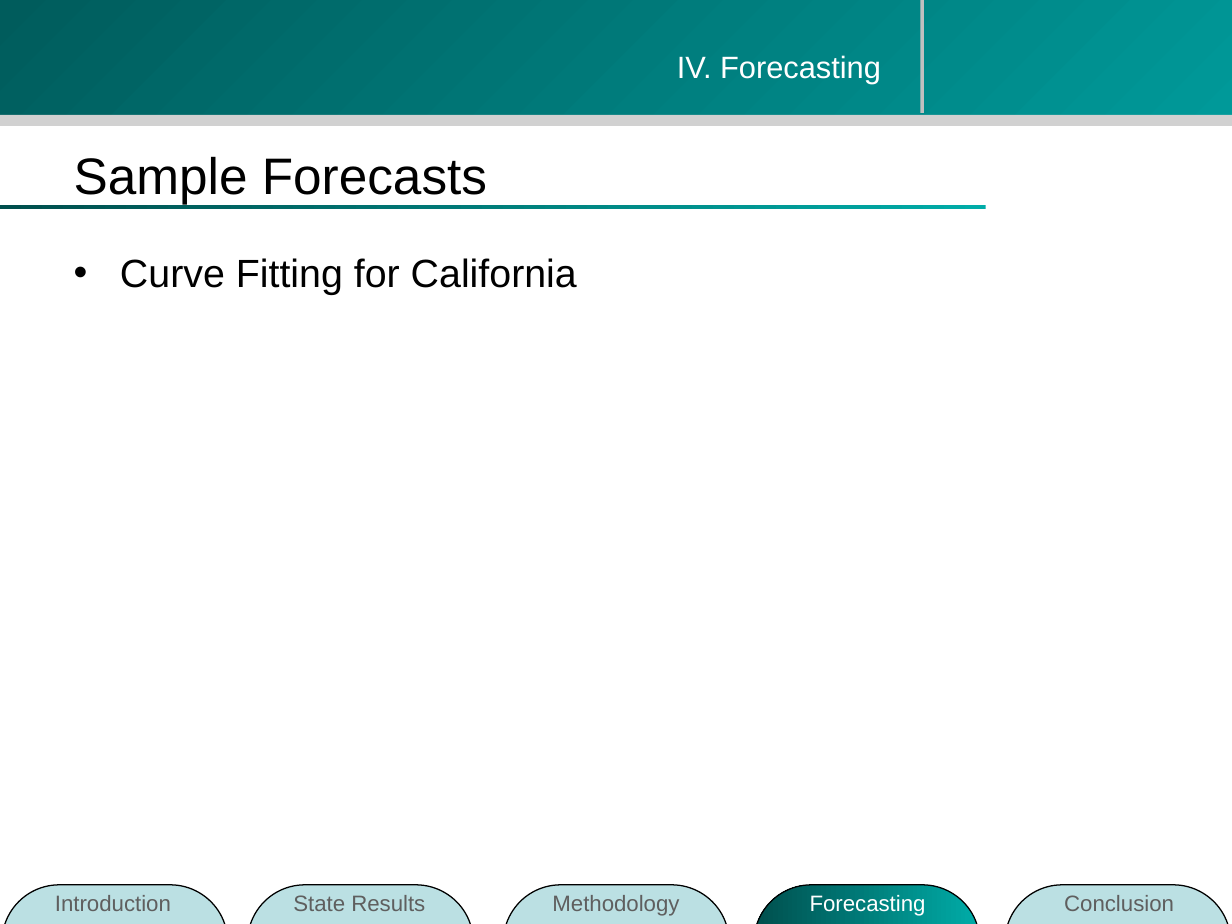
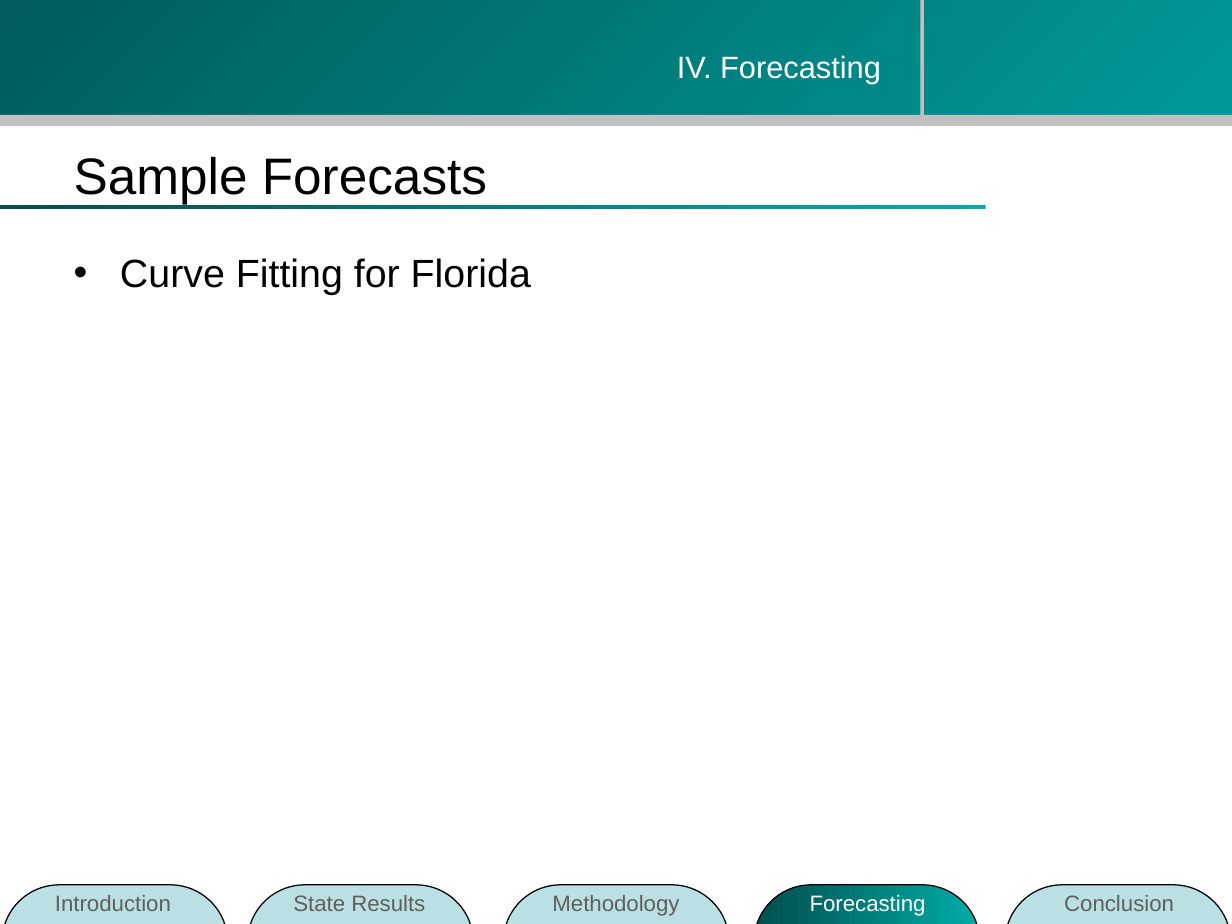
Before and after one commit to zhouzhenghui/svnrepository, a slide deck: slide 36 of SVNRepository/Presentation/M.Eng Final Presentation-take2.ppt (slide 34 before the commit). Drawn at 1232x924 pixels with LibreOffice and Linux fonts; fonts in the diff are those of the drawing; background and template pictures are left out. Boxes give left, top, right and bottom in pixels: in the first picture for what was removed or moved away, otherwise in the second. Text is boxed around its words. In the diff, an @@ line names an element or a change of style, - is before the commit and + after.

```diff
--- a/SVNRepository/Presentation/M.Eng Final Presentation-take2.ppt
+++ b/SVNRepository/Presentation/M.Eng Final Presentation-take2.ppt
@@ line moved from (922, 0) - (922, 113) to (922, 0) - (922, 123) @@
@@ rectangle at (0, 115, 1232, 126): fill #D1D1D1 to #C0C0C0 @@
@@ text at (120, 258, 531, 295): text changed @@
-• Curve Fitting for California
+• Curve Fitting for Florida
```
Also in this commit, not shown: 36 other slides changed, 2 slides added, 2 slides removed.
